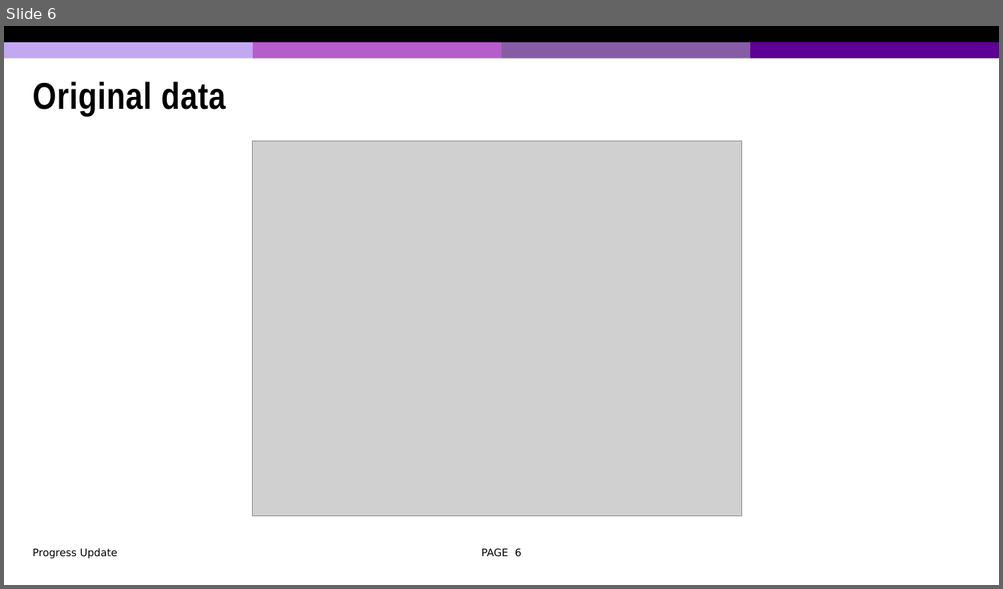
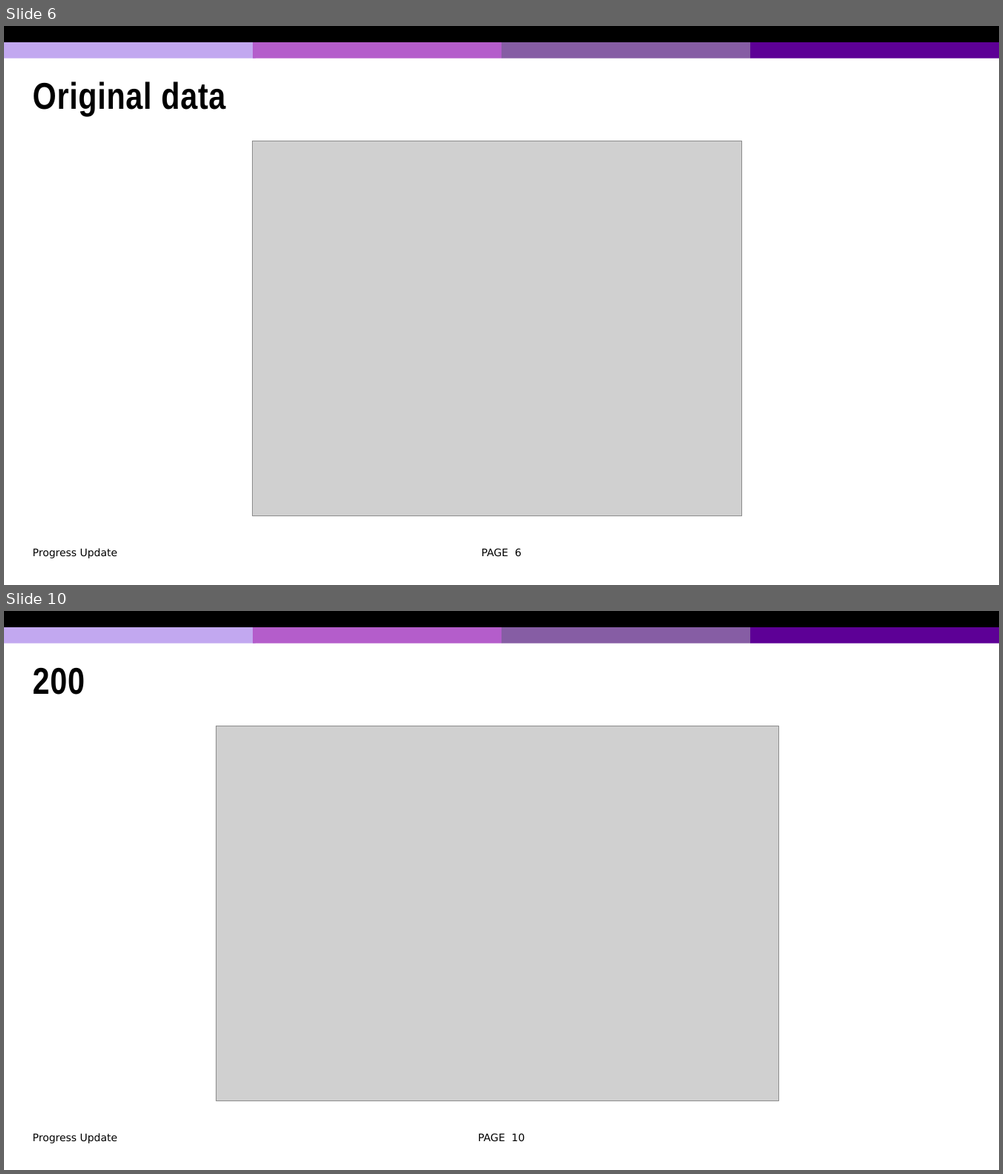
Before and after one commit to fateme-m-h-d/CSTR, a slide deck: 8-26-2025.pptx. Shown one above the other, each under a label of ours: slide 6 before the commit, slides 6 and 10 after it; the slides between them are not shown. The pictures are 1003x589 and 1003x1174 pixels, drawn with LibreOffice and Linux fonts; fonts in the diff are those of the drawing; grey boxes stand for pictures; background and template pictures are left out. Boxes give left, top, right and bottom in pixels: in the first picture for what was removed or moved away, otherwise in the second. Text is boxed around its words. In the diff, an @@ line names an element or a change of style, - is before the commit and + after.

```diff
--- a/8-26-2025.pptx
+++ b/8-26-2025.pptx
@@ slide 10 added at (x1=4, y1=611, x2=999, y2=1170), background #FFFFFF; not listed: 5 template elements that a slide beside it also shows @@
@@ title added at (x1=33, y1=667, x2=85, y2=695), 36 pt, text #000000, bold @@
+200
@@ picture added at (x1=216, y1=726, x2=779, y2=1102) @@
@@ text added at (x1=33, y1=1133, x2=118, y2=1144), 10 pt, text #000000 @@
+Progress Update
@@ page number added at (x1=478, y1=1133, x2=525, y2=1142), 10 pt, text #000000 @@
+PAGE 10
```
Also in this commit, not shown: 4 other slides added, 15 other files.
